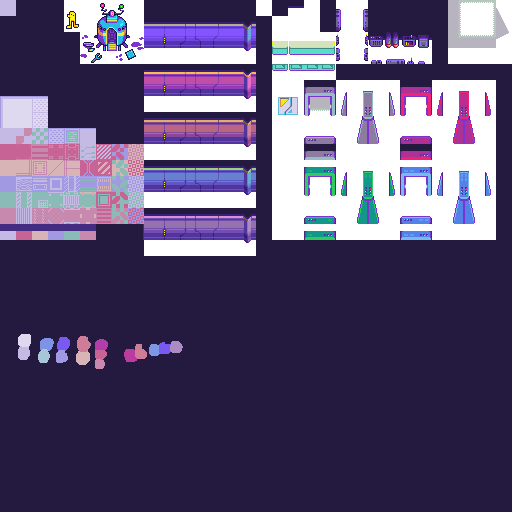
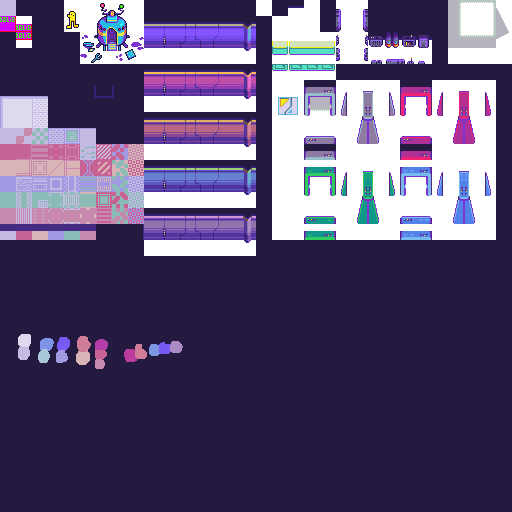
Revision of a layered 512 × 512 image; what changed, layer by layer:
painted on "Layer 4" over [0, 16, 114, 98]
painted on "Layer 0" over [16, 16, 32, 48]
